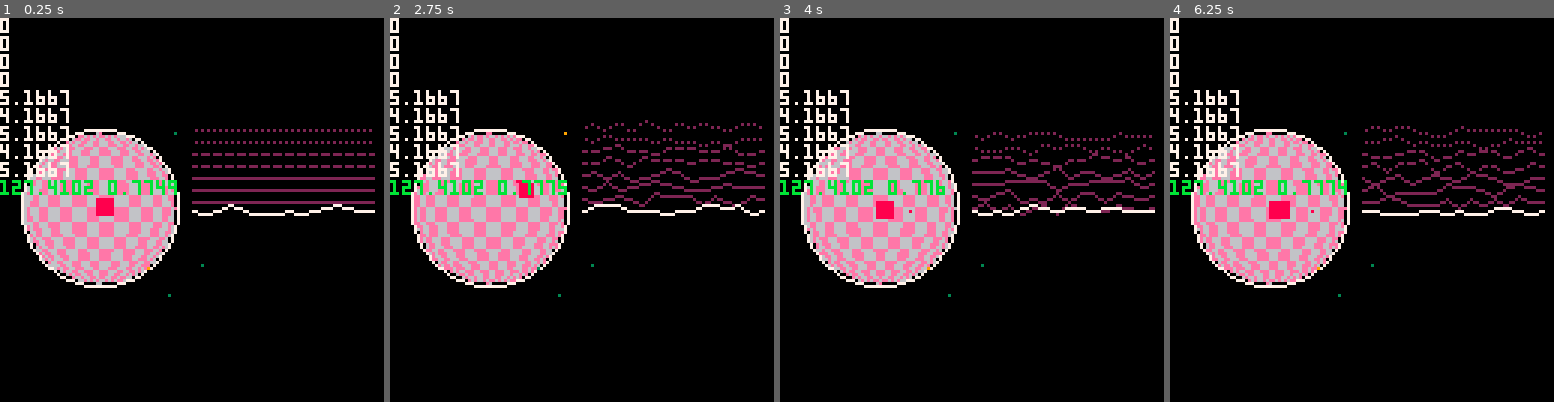
Above: before the commit, frames 1-4 (left to right).
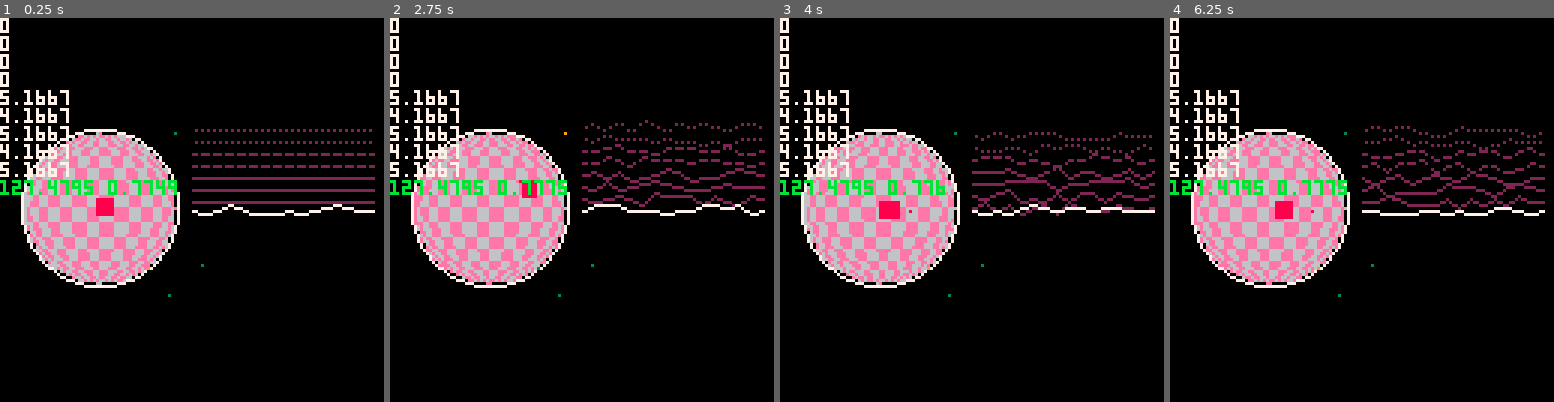
Above: after the commit, the same moments.

Repository: GerodruS/scanner8
Game: PICO-8 cartridge game.p8
Two runs of this game, one before a commit and one after it. Both use one fixed random seed, a clock stepped at 60 frames per second and the inputs below.
Inputs:
- Up to frame 1 (0.25 s): no input
- Up to frame 2 (2.75 s): tap X (X key) at 0.33, 1.07, 1.85 s; hold Right 1.6-2.1 s; hold Up 2.15-2.42 s; hold Right from 2.47 s (still down)
- Up to frame 3 (4 s): tap X (X key) at 2.97 s; release Right at 3.03 s; hold Left 3.08-3.58 s; hold Down 3.63-3.97 s
- Up to frame 4 (6.25 s): hold Right 4.02-4.68 s; tap X (X key) at 4.08, 5.2 s; hold Up 4.73-5.03 s; hold Left 5.08-5.68 s; hold Down 5.73-6.03 s; hold Right from 6.08 s (still down)

The runs differ from the first frame. In frame 1, 0.1% of the frame differs, in the area x 15-25%, y 42-47%; in frame 2, 2.9%; in frame 3, 2.9%; in frame 4, 3.0%, in the area x 7-47%, y 29-70%.

Commit message:
Added a fix to scanner drawing

Diff:
--- a/game.p8
+++ b/game.p8
@@ -49,8 +49,8 @@
 
  local border=10
  local d=scanner_pos[1]-scanner_pos_offset[1]-planet_offset
- if (d<-border) planet_offset-=1
- if (border<d) planet_offset+=1
+ if (d<-border) planet_offset+=d+border
+ if (border<d) planet_offset+=d-border
 end
 
 function _draw()
@@ -59,7 +59,7 @@
 
 -- cls()
 
- surface.draw(sp,planet_offset)
+ surface.draw(scanner_pos,planet_offset)
 -- if (true) return
  planet.draw(planet_offset,surface.get_pixel)
 -- if (true) color(11) print(stat(0)..' '..stat(1)) return
